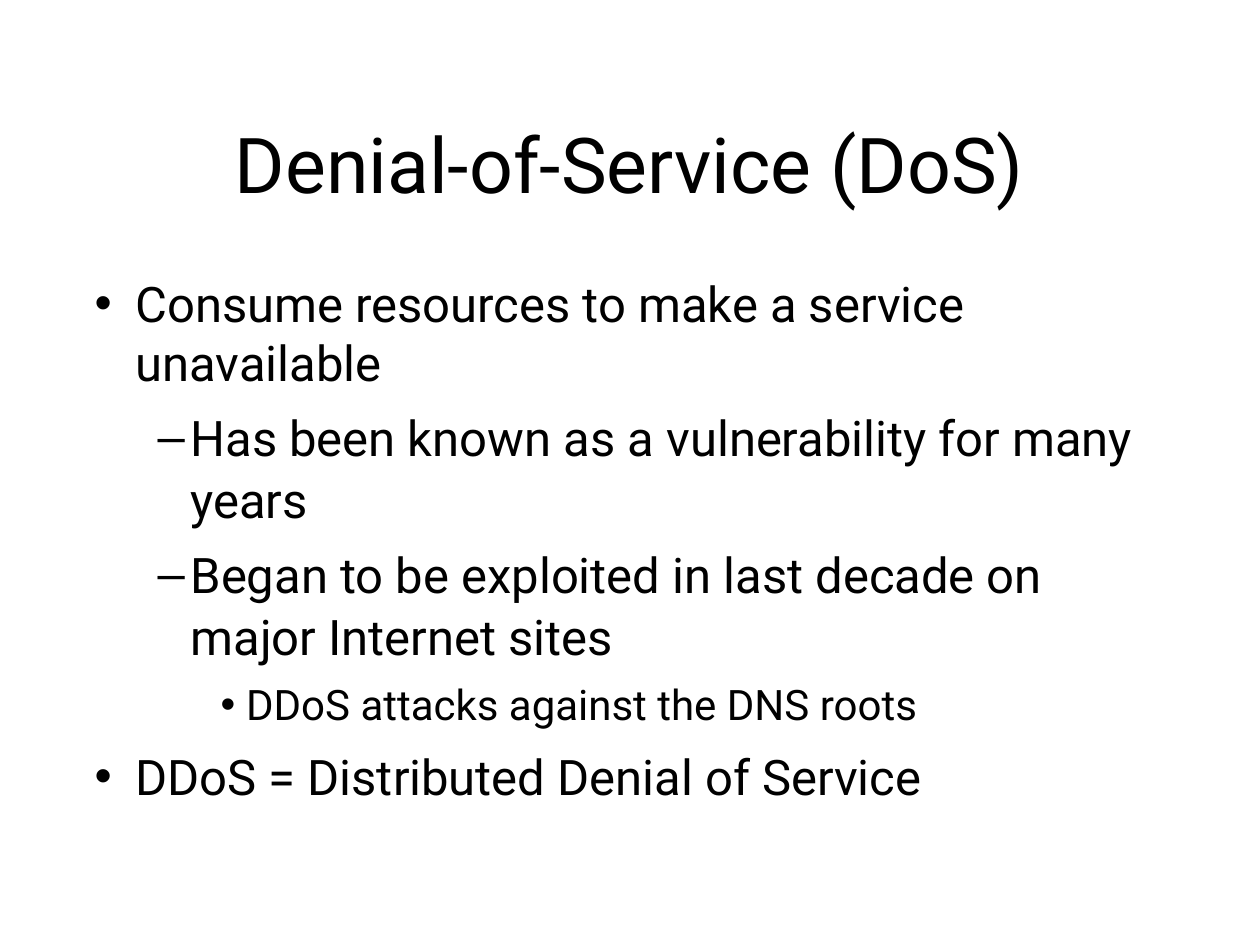
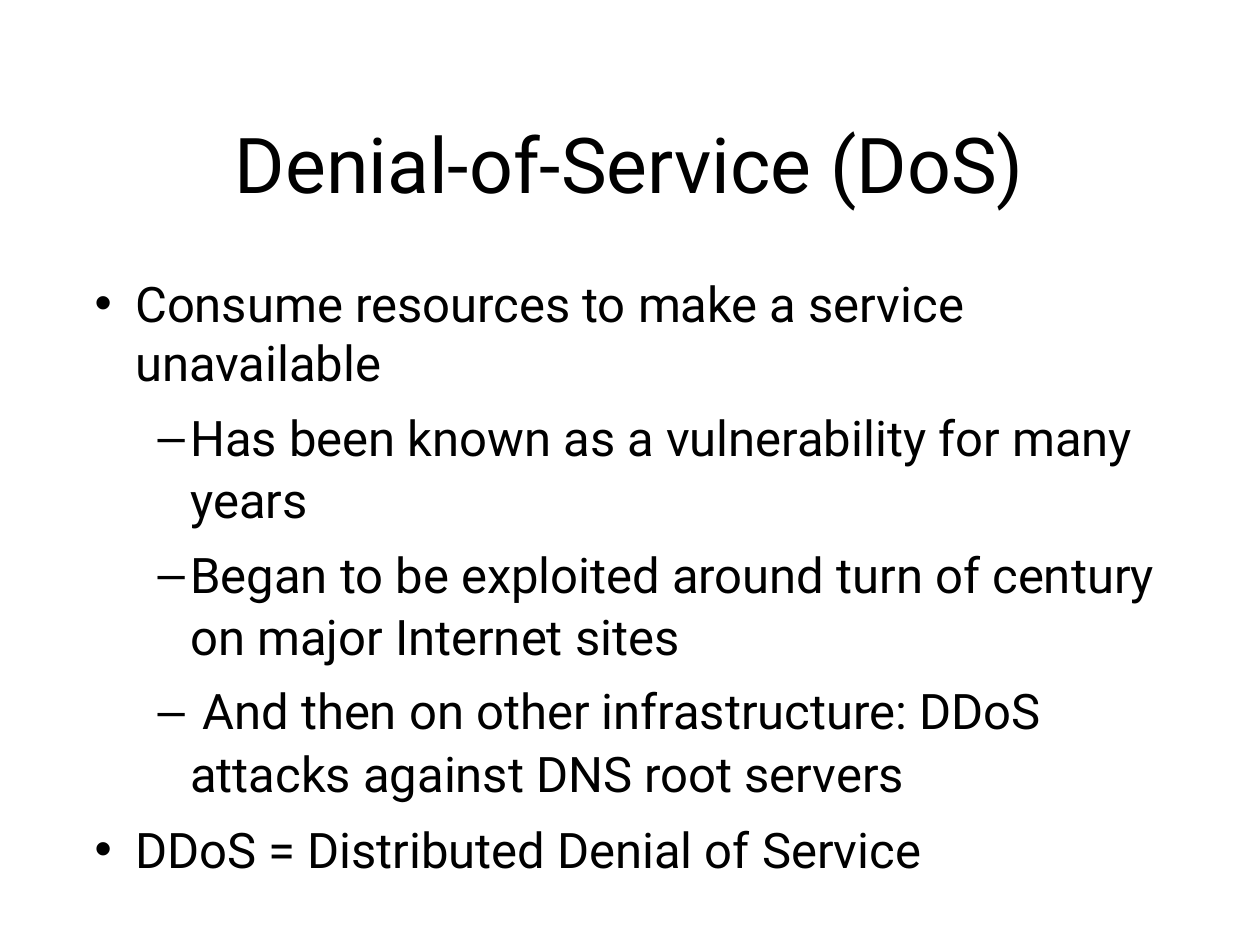
Before and after one commit to sftcd/cs7053, a slide deck: slide 47 of 2021lectures/02-concepts.ppt (slide 46 before the commit). Drawn at 1260x945 pixels with LibreOffice and Linux fonts; fonts in the diff are those of the drawing. Boxes give left, top, right and bottom in pixels: in the first picture for what was removed or moved away, otherwise in the second. Text is boxed around its words. In the diff, an @@ line names an element or a change of style, - is before the commit and + after.

```diff
--- a/2021lectures/02-concepts.ppt
+++ b/2021lectures/02-concepts.ppt
@@ text at bbox=[190, 555, 1154, 803]: text changed @@
-  – Began to be exploited in last decade on major Internet sites
-    • DDoS attacks against the DNS roots
+  – Began to be exploited around turn of century on major Internet sites
+  – And then on other infrastructure: DDoS attacks against DNS root servers
```
Also in this commit, not shown: 22 other slides changed, 1 slide added, 3 other files.
